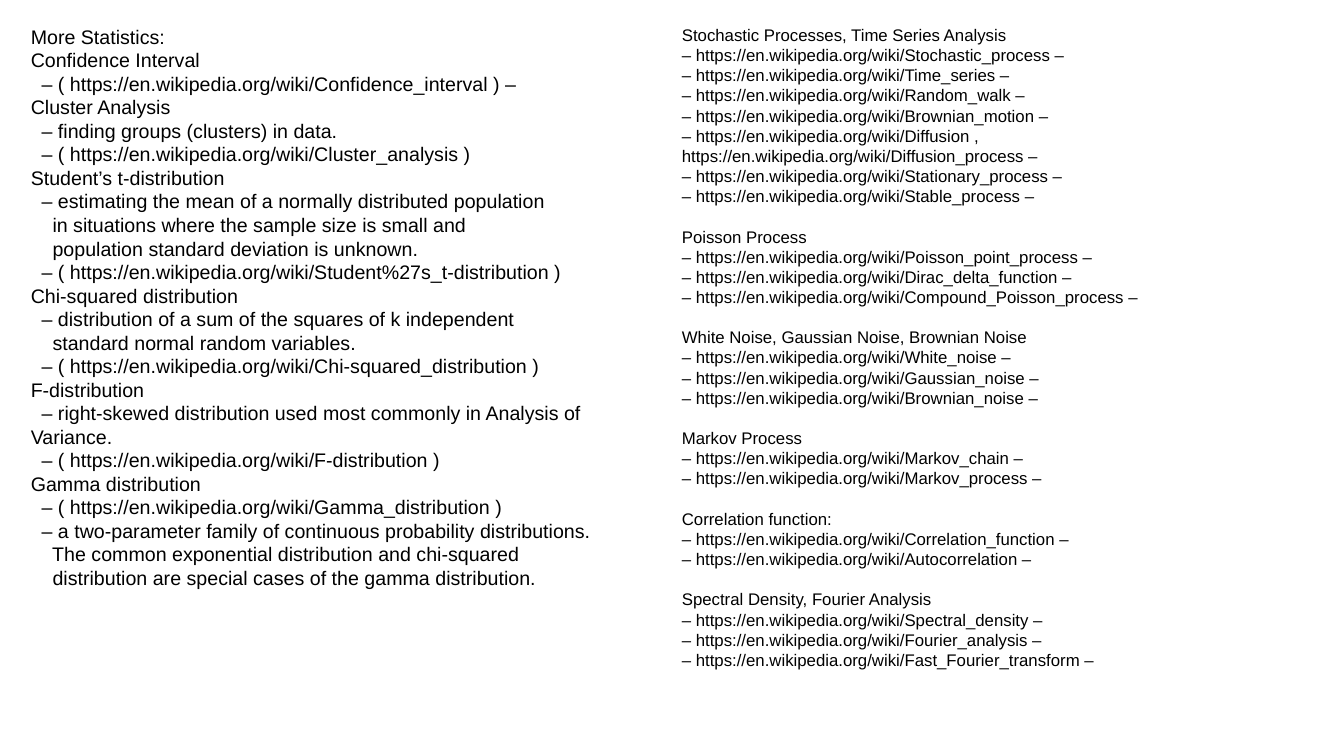
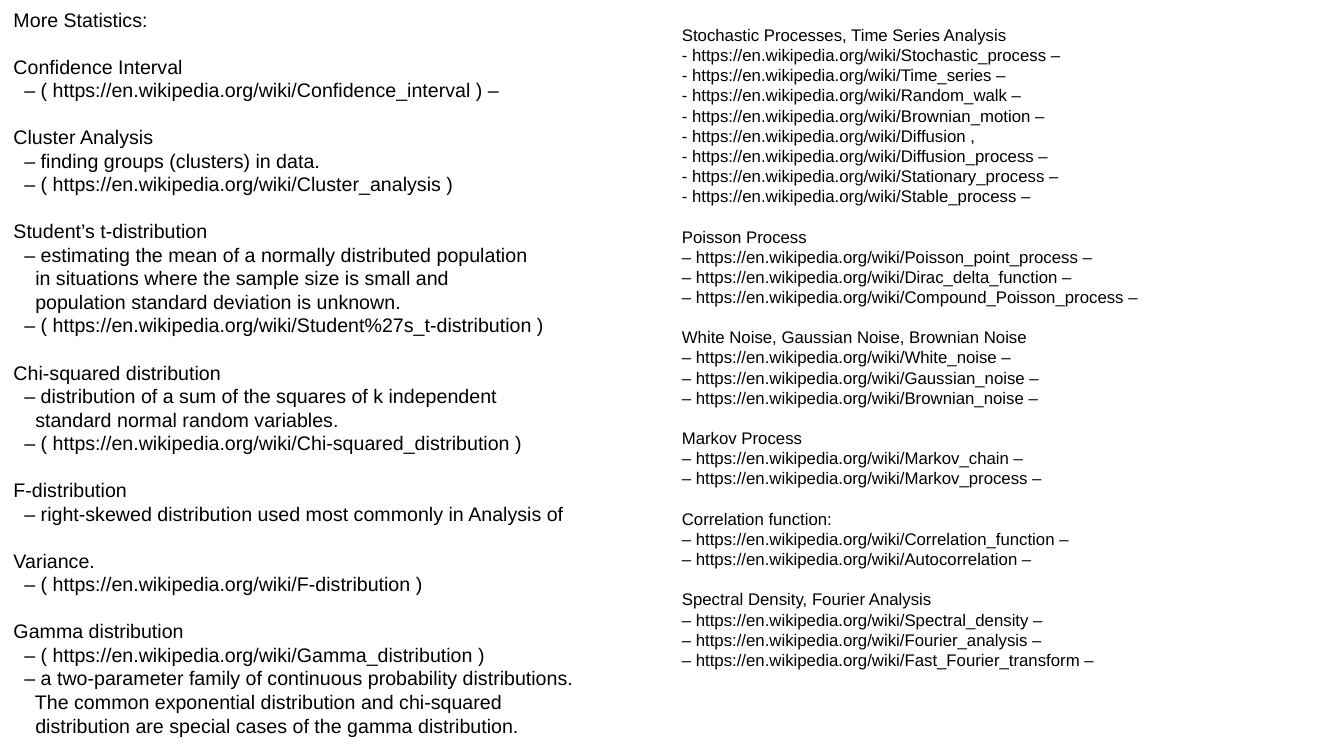
Before and after one commit to lselector/ml_ai_doc, a slide deck: slide 18 of statistics.pptx (slide 11 before the commit). Drawn at 1344x756 pixels with LibreOffice and Linux fonts; fonts in the diff are those of the drawing. Boxes give left, top, right and bottom in pixels: in the first picture for what was removed or moved away, otherwise in the second. Text is boxed around its words. In the diff, an @@ line names an element or a change of style, - is before the commit and + after.

Commit message:
updated statistics ppt and pdf

```diff
--- a/statistics.pptx
+++ b/statistics.pptx
@@ text "More Statistics:": place and size @@
-text "More Statistics:" at [31, 29, 590, 589]
+text "More Statistics:" at [13, 12, 573, 737]
@@ text at [692, 49, 1046, 206]: text changed @@
-– https://en.wikipedia.org/wiki/Stochastic_process –
-– https://en.wikipedia.org/wiki/Time_series –
-– https://en.wikipedia.org/wiki/Random_walk –
-– https://en.wikipedia.org/wiki/Brownian_motion –
-– https://en.wikipedia.org/wiki/Diffusion , https://en.wikipedia.org/wiki/Diffusion_process –
-– https://en.wikipedia.org/wiki/Stationary_process –
-– https://en.wikipedia.org/wiki/Stable_process –
+- https://en.wikipedia.org/wiki/Stochastic_process –
+- https://en.wikipedia.org/wiki/Time_series –
+- https://en.wikipedia.org/wiki/Random_walk –
+- https://en.wikipedia.org/wiki/Brownian_motion –
+- https://en.wikipedia.org/wiki/Diffusion ,
+- https://en.wikipedia.org/wiki/Diffusion_process –
+- https://en.wikipedia.org/wiki/Stationary_process –
+- https://en.wikipedia.org/wiki/Stable_process –
@@ text at [13, 506, 563, 569]: text changed @@
-– right-skewed distribution used most commonly in Analysis of Variance.
+– right-skewed distribution used most commonly in Analysis of
+Variance.
```
Also in this commit, not shown: 10 other slides changed, 2 slides added, 1 slide removed, 1 other file.
